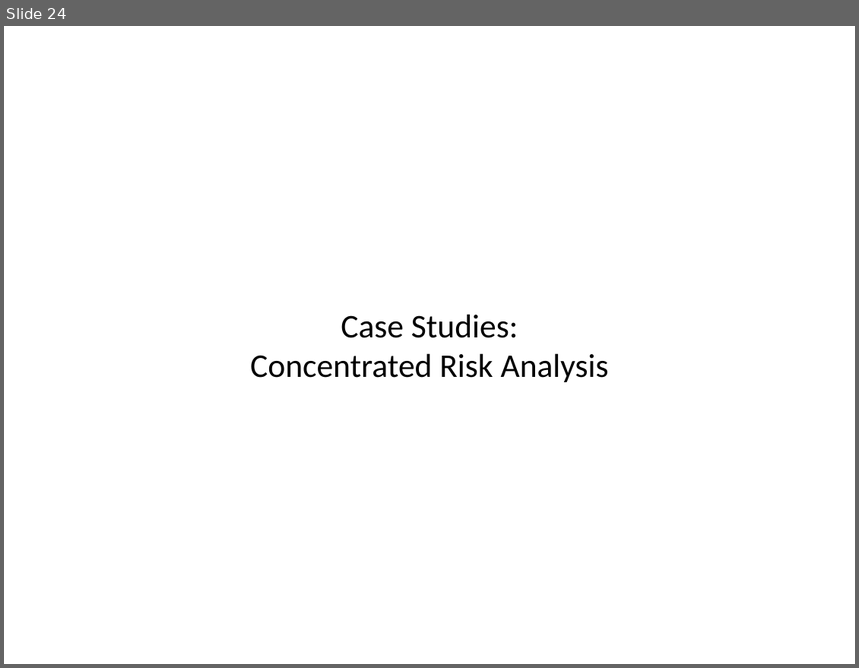
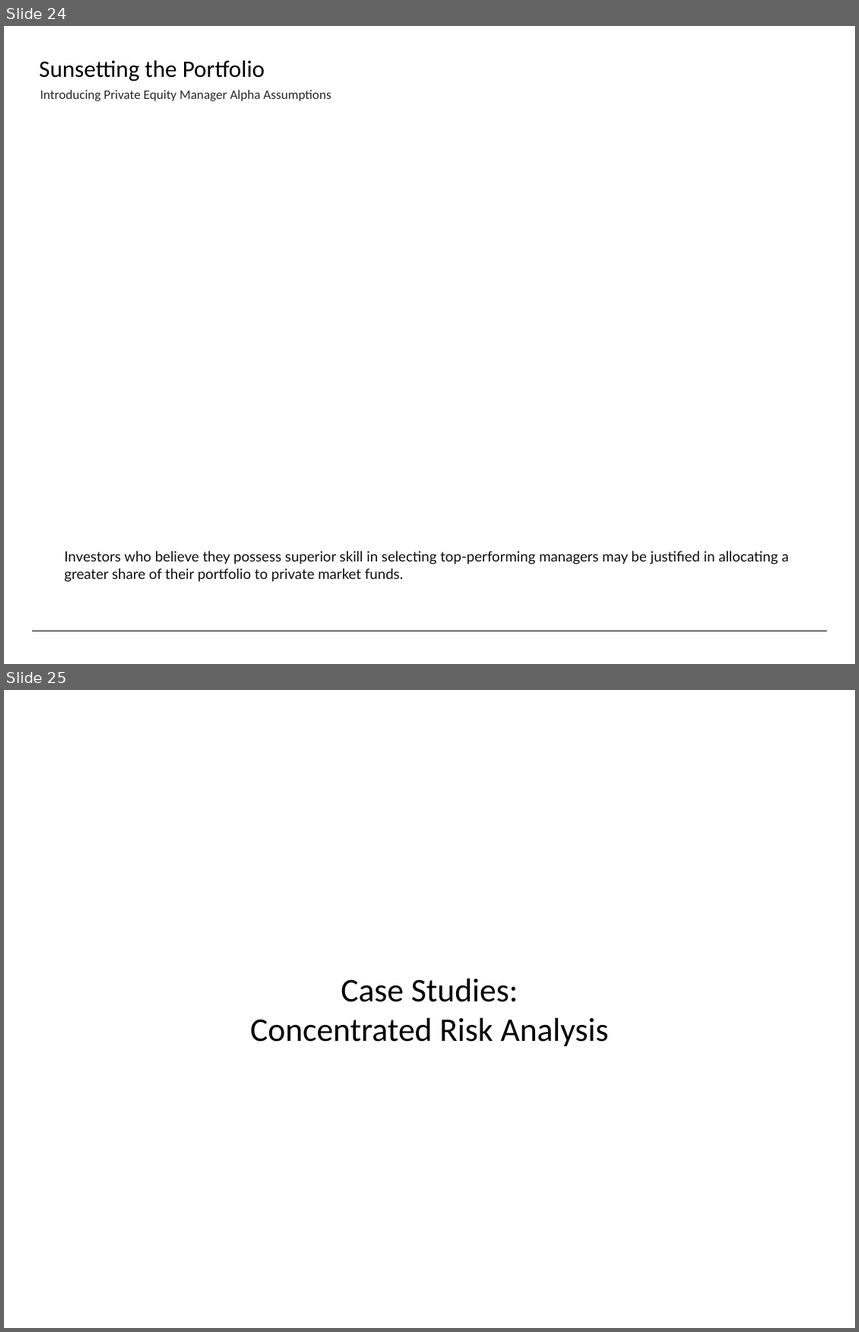
Before and after one commit to fabarker/epsilon-phi, a slide deck: epsilon-phi-core/src/python/epsilonPhi/ep_saa/marketing/Slides.pptx. Shown one above the other, each under a label of ours: slide 24 before the commit, slides 24 and 25 after it. The pictures are 859x668 and 859x1332 pixels, drawn with LibreOffice and Linux fonts; fonts in the diff are those of the drawing. Boxes give left, top, right and bottom in pixels: in the first picture for what was removed or moved away, otherwise in the second. Text is boxed around its words. In the diff, an @@ line names an element or a change of style, - is before the commit and + after.

```diff
--- a/epsilon-phi-core/src/python/epsilonPhi/ep_saa/marketing/Slides.pptx
+++ b/epsilon-phi-core/src/python/epsilonPhi/ep_saa/marketing/Slides.pptx
@@ slide 24 added at (4,26,855,664), background #FFFFFF @@
@@ text added at (39,60,265,81), 20 pt, text #000000 @@
+Sunsetting the Portfolio
@@ text added at (40,90,331,101), 11 pt, text #262626 @@
+Introducing Private Equity Manager Alpha Assumptions
@@ text added at (64,551,789,582), 12 pt, text #0D0D0D @@
+Investors who believe they possess superior skill in selecting top-performing managers may be justified in allocating a greater share of their portfolio to private market funds.
@@ line added from (32, 631) to (827, 631), #000000 0.5 pt @@
@@ what was slide 24 is now slide 25 @@
```
Also in this commit, not shown: 19 slides changed, 1 other file.
